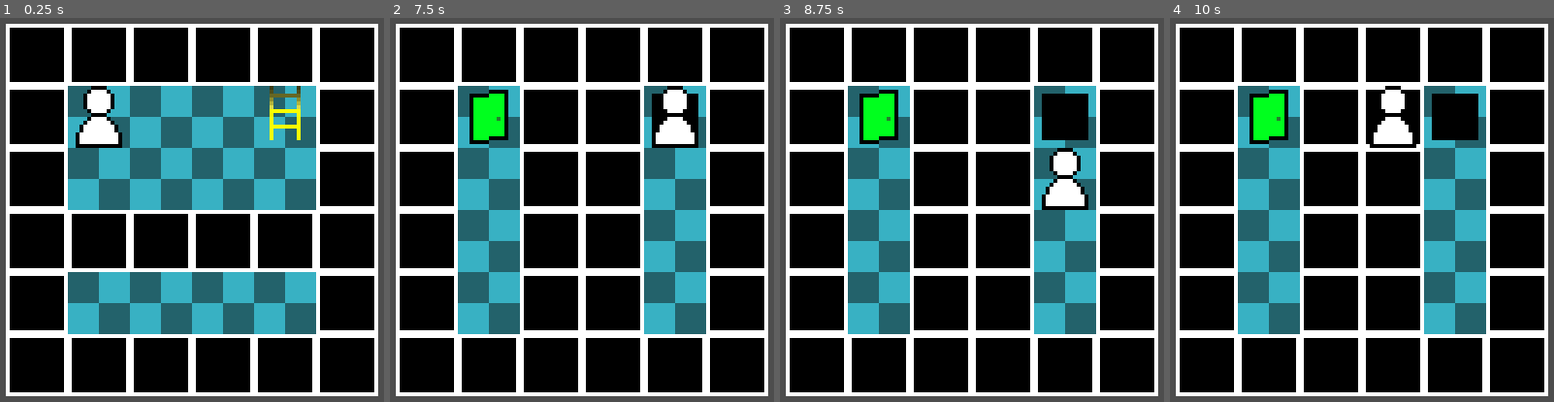
Above: before the commit, frames 1-4 (left to right).
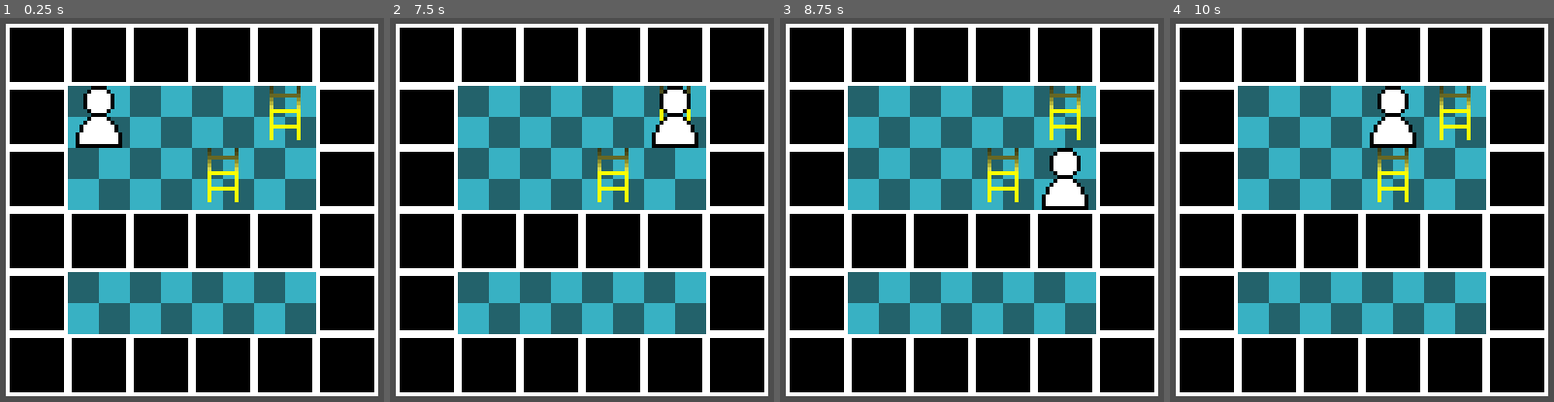
Above: after the commit, the same moments.

Repository: kristy-fournier/finalgamedevproject2
Game: Godot game, scene res://main_scene.tscn
Same seed, same stepped clock (60 frames per second), same inputs: the game is played once before the commit and once after it.
Inputs:
- Up to frame 1 (0.25 s): no input
- Up to frame 2 (7.5 s): tap Enter at 0.5, 2, 3.5 s; hold D (move_right) 0.53-1.28 s; tap Space at 1.25, 2.75, 4.25 s; hold S (move_down) 1.28-2.03 s; hold D (move_right) 2.03-2.78 s; hold W (move_up) 2.78-3.53 s; hold A (move_left) 3.53-5.03 s; hold S (move_down) 5.03-5.78 s; hold D (move_right) 5.78-6.53 s; hold W (move_up) 6.53-7.28 s; hold D (move_right) from 7.28 s (still down)
- Up to frame 3 (8.75 s): release D (move_right) at 8.03 s; hold S (move_down) from 8.03 s (still down)
- Up to frame 4 (10 s): release S (move_down) at 8.78 s; hold A (move_left) 8.78-9.53 s; hold W (move_up) from 9.53 s (still down)

The runs differ from the first frame. In frame 1, 0.5% of the frame differs, in the area x 54-63%, y 33-48%; in frame 2, 23%; in frame 3, 24%, in the area x 17-83%, y 17-83%; in frame 4, 22%.

Commit message:
Fixing Character Position
Character Position always ended with an ugly decimal, now it snaps to the correct pixel, can easily tell now when the character has stopped moving

Diff:
--- a/Character.tscn
+++ b/Character.tscn
@@ -36,3 +36,4 @@
 shape = SubResource("RectangleShape2D_bor0h")
 
 [connection signal="body_entered" from="Area2D" to="." method="_on_area_2d_body_entered"]
+[connection signal="body_exited" from="Area2D" to="." method="_on_area_2d_body_exited"]
--- a/character.gd
+++ b/character.gd
@@ -5,6 +5,7 @@
 
 var desired_position
 var moving
+var in_item = false
 signal Detected_item
 # Called when the node enters the scene tree for the first time.
 func _ready() -> void:
@@ -15,20 +16,45 @@
 	var collision_info = move_and_collide(((desired_position-self.position))*1)
 	if collision_info:
 		desired_position = lastPosition
+	check_offset()
+	if (moving == true):
+		if(desired_position == self.position):
+			moving = false
+
 
 # Called every frame. 'delta' is the elapsed time since the previous frame.
 func _process(delta: float) -> void:
 	lastPosition = self.position
 	if Input.is_action_just_pressed("move_left"):
 		desired_position = self.position + Vector2(-16,0)
+		moving = true
 	if Input.is_action_just_pressed("move_right"):
 		desired_position = self.position + Vector2(16,0)
+		moving = true
 	if Input.is_action_just_pressed("move_down"):
 		desired_position = self.position + Vector2(0,16)
+		moving = true
 	if Input.is_action_just_pressed("move_up"):
 		desired_position = self.position + Vector2(0,-16)
+		moving = true
 
 
 func _on_area_2d_body_entered(body: Node2D) -> void:
-	Detected_item.emit()
+	in_item = true
 	print("hi")
+
+
+
+func _on_area_2d_body_exited(body: Node2D) -> void:
+	in_item = false
+	print("bye")
+
+
+#trying to fix the fact that the character position ends in .99999 after every move
+func check_offset() -> void:
+	print(self.position.x)
+	print(self.position.y)
+	if(round(self.position.x) == desired_position.x):
+		self.position = desired_position
+	if(round(self.position.y) - 0.00001 == desired_position.y):
+		self.position = desired_position
--- a/level_1.tscn
+++ b/level_1.tscn
@@ -81,7 +81,7 @@
 tile_set = SubResource("TileSet_3tjci")
 
 [node name="Items" type="TileMapLayer" parent="Floor A"]
-tile_map_data = PackedByteArray("AAAEAAEAAgAEAAMAAAA=")
+tile_map_data = PackedByteArray("AAAEAAEAAgAEAAMAAAADAAIAAgAEAAMAAAA=")
 tile_set = ExtResource("3_rmk61")
 
 [node name="Floor B" type="Node2D" parent="."]
--- a/main_scene.gd
+++ b/main_scene.gd
@@ -7,25 +7,28 @@
 func _ready() -> void:
 	item_map = $"CurrentLevelContent/Level1/Floor A/Items"
 	character = $"CurrentLevelContent/Character"
-	print(character.position)
+
 
 
 # Called every frame. 'delta' is the elapsed time since the previous frame.
 func _process(delta: float) -> void:
+
 	pass
 
 
 func _on_character_detected_item() -> void:
-	var tile_name = item_map.get_cell_tile_data(item_map.local_to_map(character.position)).get_custom_data("Name");
-	if tile_name == "ladderUp":
-		$"CurrentLevelContent/Level1/Floor A".visible = false
-		$"CurrentLevelContent/Level1/Floor B".visible = true
-		item_map = $"CurrentLevelContent/Level1/Floor B/Items"
-	if tile_name == "hole":
-		pass
-		#check if just climbed up ladder.
-		#emit change floor
-		#change itemmap to destination floor
-	if tile_name == "exit":
-		pass
+	var tile_name = item_map.get_cell_atlas_coords(character.position - Vector2 (8,8))
+	print(character.position)
+	#if tile_name == "ladderUp":
+		#$"CurrentLevelContent/Level1/Floor A".visible = false
+		#$"CurrentLevelContent/Level1/Floor B".visible = true
+		#item_map = $"CurrentLevelContent/Level1/Floor B/Items"
+	#if tile_name == "hole":
+		#pass
+		##check if just climbed up ladder.
+		##emit change floor
+		##change itemmap to destination floor
+	#if tile_name == "exit":
+		#$"CurrentLevelContent/Level1".delete()
+		#pass
 		#exit level
